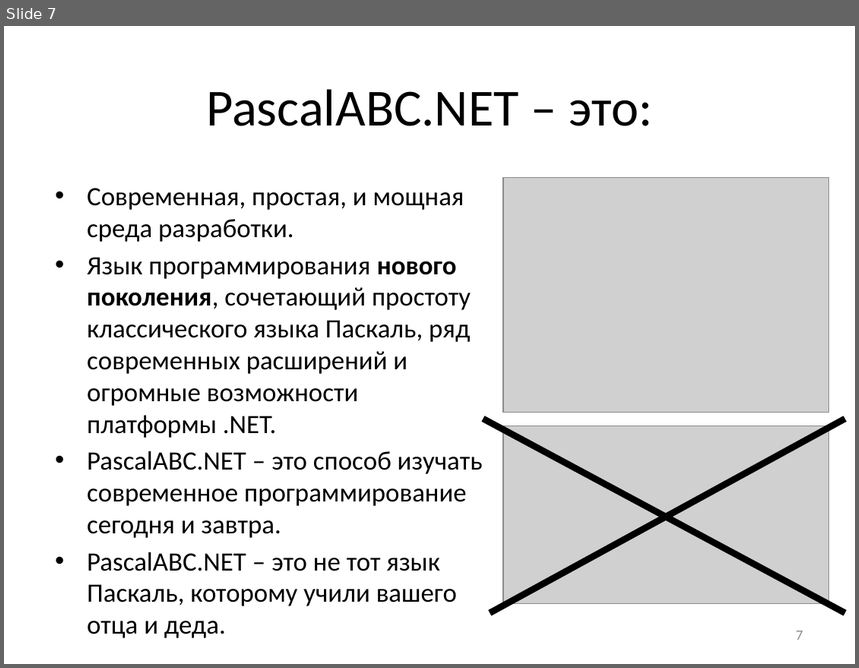
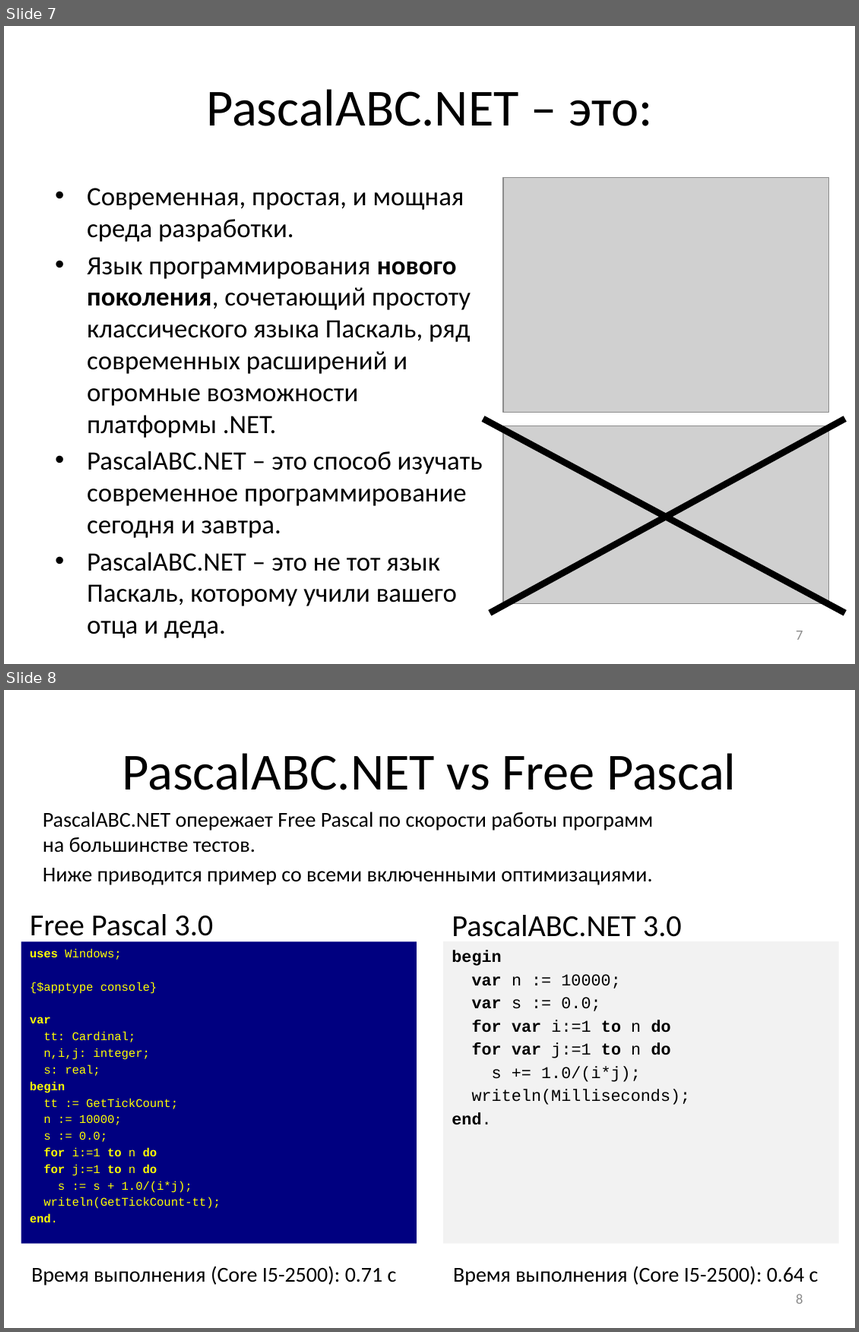
Before and after one commit to pascalabcnet/pascalabcnet, a slide deck: _Presentations/2015 New Features/PascalABC.NET 2015.pptx. Shown one above the other, each under a label of ours: slide 7 before the commit, slides 7 and 8 after it. The pictures are 859x668 and 859x1332 pixels, drawn with LibreOffice and Linux fonts; fonts in the diff are those of the drawing; grey boxes stand for pictures. Boxes give left, top, right and bottom in pixels: in the first picture for what was removed or moved away, otherwise in the second. Text is boxed around its words. In the diff, an @@ line names an element or a change of style, - is before the commit and + after.

```diff
--- a/_Presentations/2015 New Features/PascalABC.NET 2015.pptx
+++ b/_Presentations/2015 New Features/PascalABC.NET 2015.pptx
@@ slide 8 added at <box>4,690,855,1328</box>, background #FFFFFF @@
@@ title added at <box>122,753,736,790</box>, 44 pt, text #000000 @@
+PascalABC.NET vs Free Pascal
@@ text added at <box>43,812,654,885</box>, 18 pt, text #000000 @@
+PascalABC.NET опережает Free Pascal по скорости работы программ
+на большинстве тестов.
+Ниже приводится пример со всеми включенными оптимизациями.
@@ text added at <box>30,914,213,943</box>, 25.9 pt, text #000000 @@
+Free Pascal 3.0
@@ text added at <box>452,915,682,937</box>, 25.9 pt, text #000000 @@
+PascalABC.NET 3.0
@@ rectangle added at <box>21,942,417,1244</box>, fill #000080, 10 pt, text #FFFF00 @@
+uses Windows;
+{$apptype console}
+var
+tt: Cardinal;
+n,i,j: integer;
+s: real;
+begin
+tt := GetTickCount;
+n := 10000;
+s := 0.0;
+for i:=1 to n do
+for j:=1 to n do
+s := s + 1.0/(i*j);
+writeln(GetTickCount-tt);
+end.
@@ rectangle added at <box>443,942,839,1244</box>, fill #F2F2F2, 14 pt, text #000000 @@
+begin
+var n := 10000;
+var s := 0.0;
+for var i:=1 to n do
+for var j:=1 to n do
+s += 1.0/(i*j);
+writeln(Milliseconds);
+end.
@@ text added at <box>31,1266,397,1286</box>, 18 pt, text #000000 @@
+Время выполнения (Core I5-2500): 0.71 с
@@ text added at <box>453,1266,819,1286</box>, 18 pt, text #000000 @@
+Время выполнения (Core I5-2500): 0.64 с
@@ page number added at <box>796,1294,803,1304</box>, 12 pt, text #8C8C8C @@
+8
```
Also in this commit, not shown: 8 slides changed, 3 other slides added, 8 other files.
